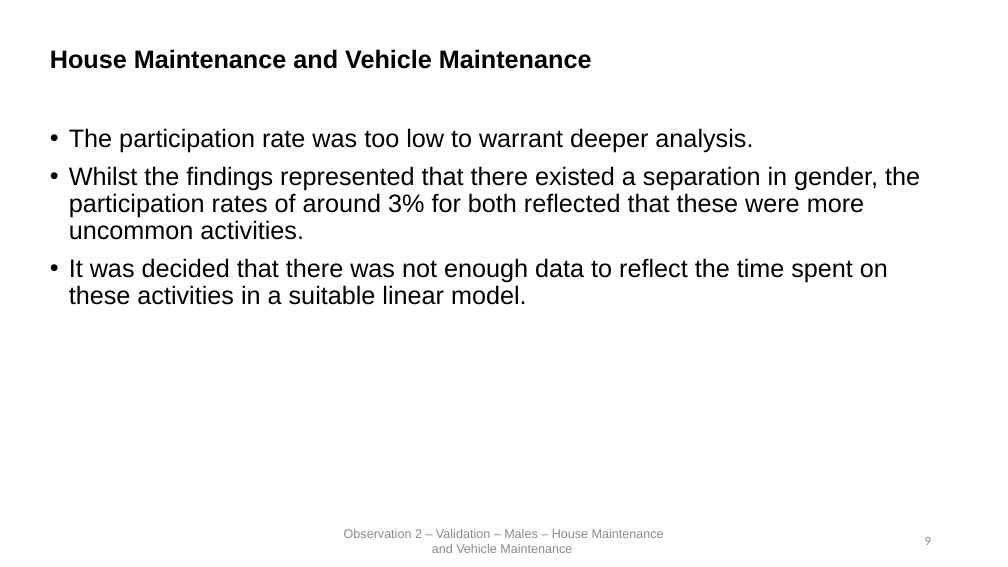
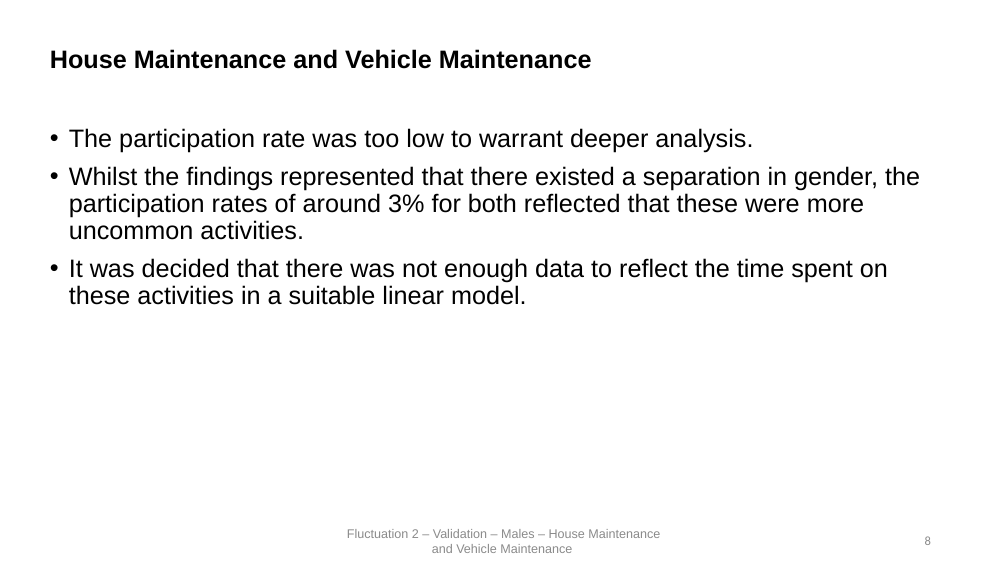
Before and after one commit to HarrisonWilde/AmericanTimeUseSurvey, a slide deck: slide 8 of Presentation/slides (1).pptx (slide 9 before the commit). Drawn at 1008x567 pixels with LibreOffice and Linux fonts; fonts in the diff are those of the drawing. Boxes give left, top, right and bottom in pixels: in the first picture for what was removed or moved away, otherwise in the second. Text is boxed around its words. In the diff, an @@ line names an element or a change of style, - is before the commit and + after.

```diff
--- a/Presentation/slides (1).pptx
+++ b/Presentation/slides (1).pptx
@@ text at bbox=[347, 529, 660, 553]: text changed @@
-Observation 2 – Validation – Males – House Maintenance and Vehicle Maintenance
+Fluctuation 2 – Validation – Males – House Maintenance and Vehicle Maintenance
```
Also in this commit, not shown: 9 other slides changed, 1 slide added, 2 slides removed, 26 other files.
